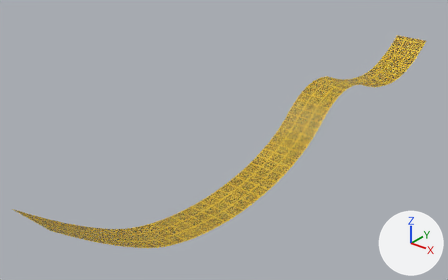
An edit to the Blender file Assets/Track.blend, drawn before and after from the same camera.
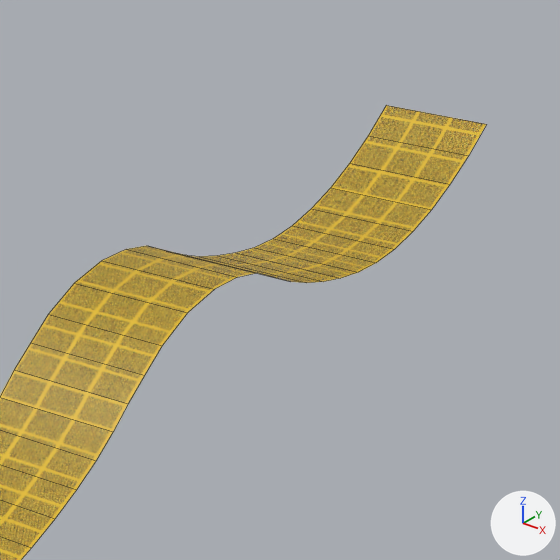
Old and new are each drawn whole from a 50 mm camera at (60.0, -94.6, 52.6) aimed at (-8.9, -8.5, -0.8) and again close up on the part from 63% to 100% of the width and 2% to 60% of the height. Arrows for +X, +Y and +Z are at lower right; the lights stay in place. The close-ups show mesh edges as thin lines.
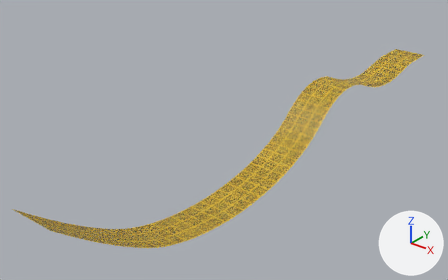
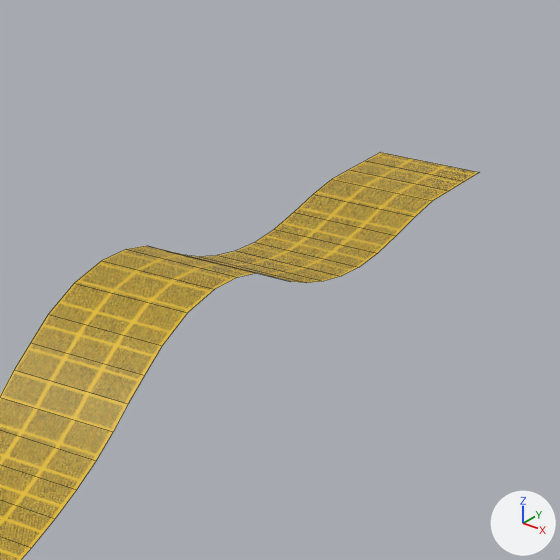
Pixel boxes (x1, y1, x2, y2) of what changed, in the close-ups (560 x 560 px; the box of a moved part takes in the faces that stretch with it):
'Cylinder', reshaped: before (0, 105, 486, 560); after (0, 152, 479, 560)
part 1 of me_cylinder_001, moved or reshaped: before (219, 105, 486, 282); after (218, 152, 479, 281)

Patch to the scene script:
```diff
--- a/Assets/Track.blend.py
+++ b/Assets/Track.blend.py
@@ me_cylinder_001 @@
 me_cylinder_001.from_pydata(...)  # 92 vertices, 45 faces; spans x -4.0..4.0, y -58.4..58.4, z -6.9..9.7
 # used by ob_cylinder; location = (0.0, 0.0, 0.0)
+# me_cylinder_001 part 1: 18 of 92 vertices moved; they spanned x -4.0..4.0, y 35.2..58.4, z 0.0..6.0 and now span x -4.0..4.0, y 35.2..58.4, z 0.6..2.2; mean shift (0.0, 0.0, -0.2); largest move (-4.0, 58.4, 6.0) -> (-4.0, 58.4, 2.2)
 me_cylinder_001.materials.append(mat_grid_png)
```
